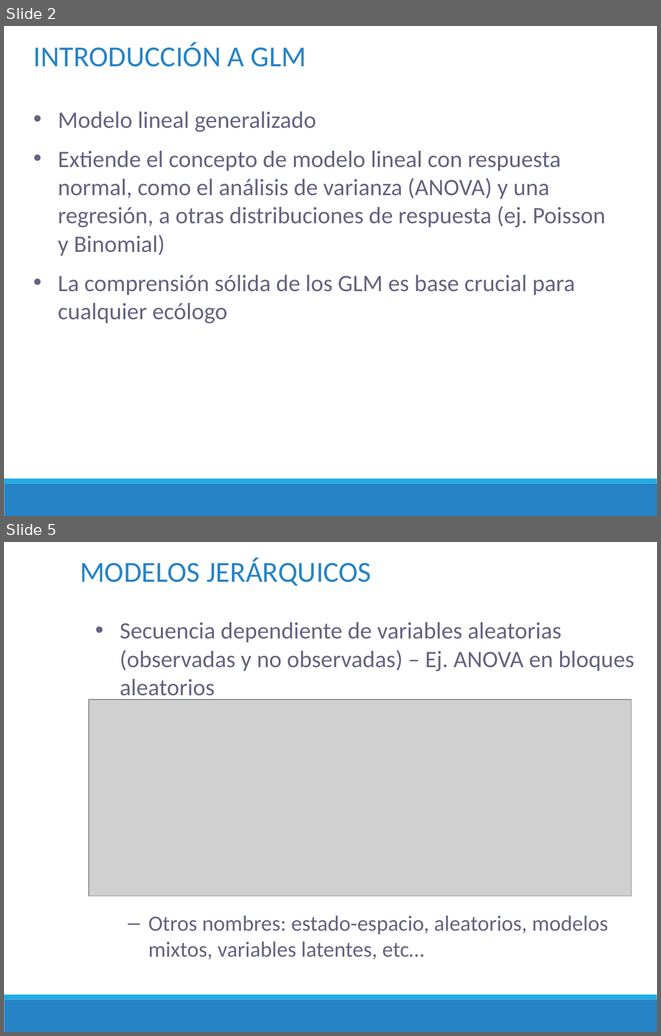
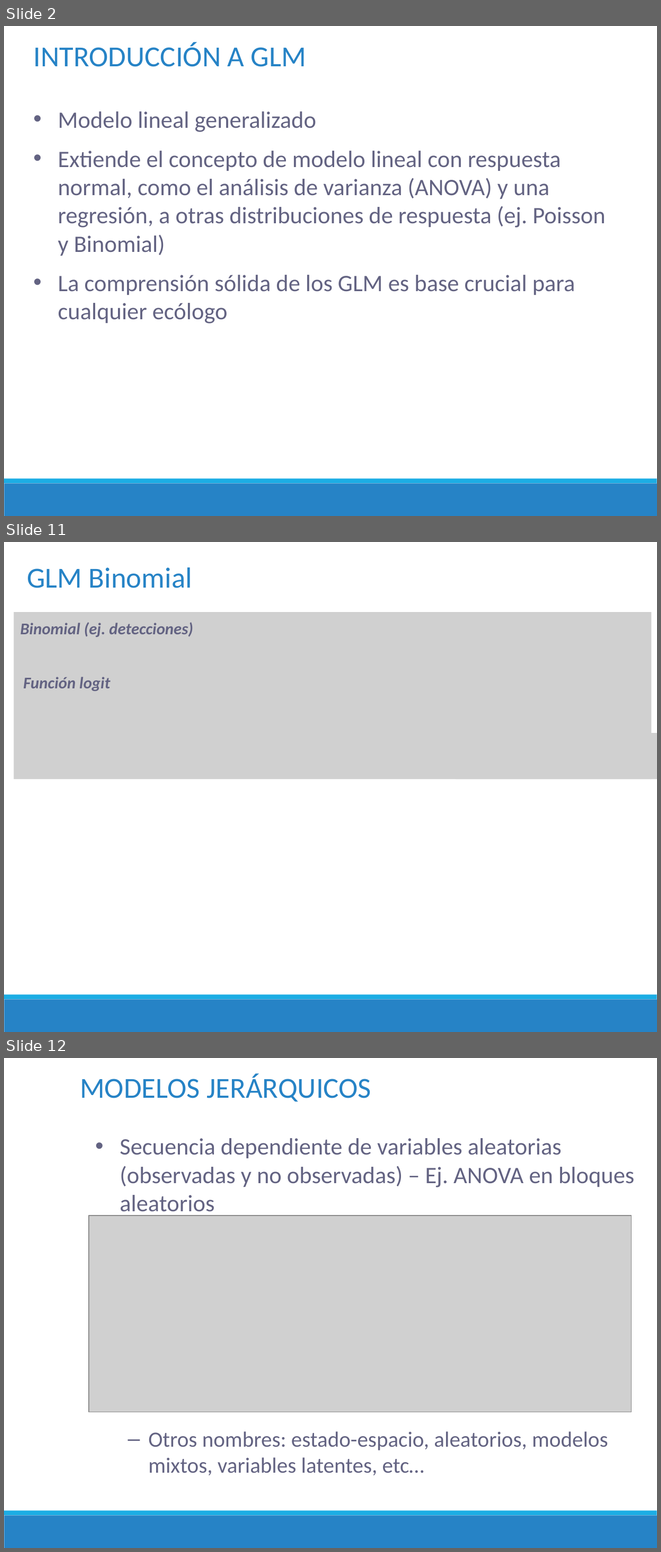
Before and after one commit to DrIgoA/Curso-Ocupacion23, a slide deck: ppt/Modulo 4_Ocupacion2023.pptx. Shown one above the other, each under a label of ours: slides 2 and 5 before the commit, slides 2, 11 and 12 after it; the slides between them are not shown. The pictures are 661x1036 and 661x1552 pixels, drawn with LibreOffice and Linux fonts; fonts in the diff are those of the drawing; grey boxes stand for pictures. Boxes give left, top, right and bottom in pixels: in the first picture for what was removed or moved away, otherwise in the second. Text is boxed around its words. In the diff, an @@ line names an element or a change of style, - is before the commit and + after.

```diff
--- a/ppt/Modulo 4_Ocupacion2023.pptx
+++ b/ppt/Modulo 4_Ocupacion2023.pptx
@@ slide 11 added at <box>4,542,657,1032</box>, background #FFFFFF; not listed: 2 template elements that a slide beside it also shows @@
@@ text added at <box>27,567,192,588</box>, 32 pt, text #2683C6 @@
+GLM Binomial
@@ picture added at <box>14,612,651,779</box> @@
@@ text added at <box>20,622,193,637</box>, 18 pt, text #636382, bold, italic @@
+Binomial (ej. detecciones)
@@ text added at <box>23,677,110,691</box>, 18 pt, text #636382, bold, italic @@
+Función logit
@@ picture added at <box>455,733,657,779</box> @@
@@ what was slide 5 is now slide 12 @@
```
Also in this commit, not shown: 2 slides changed, 6 other slides added, 2 other files.
